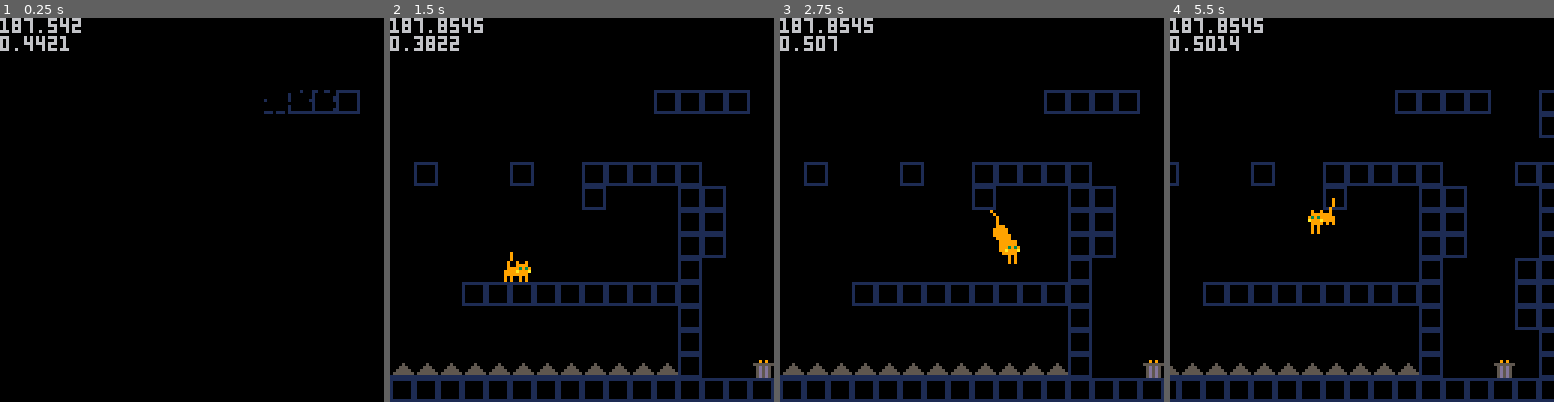
Above: before the commit, frames 1-4 (left to right).
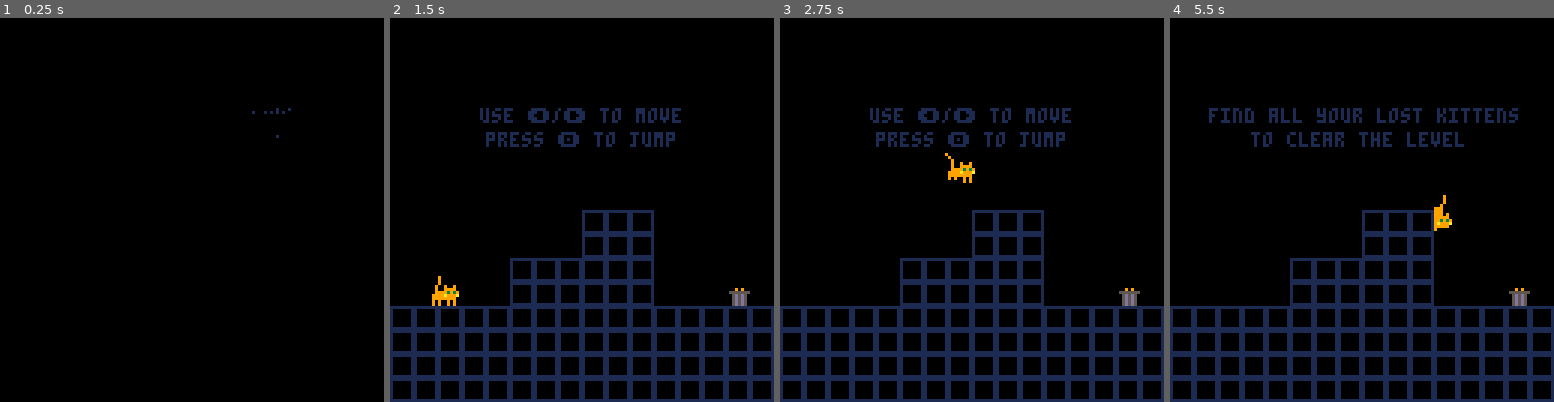
Above: after the commit, the same moments.

Repository: Grouflon/GGJ2021
Game: PICO-8 cartridge cat.p8
Two runs of this game, one before a commit and one after it. Both use one fixed random seed, a clock stepped at 60 frames per second and the inputs below.
Inputs:
- Up to frame 1 (0.25 s): no input
- Up to frame 2 (1.5 s): tap O (Z key) at 0.7 s
- Up to frame 3 (2.75 s): hold Right 1.6-2.1 s; tap O (Z key) at 1.7, 2.1, 2.5 s; hold Right from 2.47 s (still down)
- Up to frame 4 (5.5 s): tap O (Z key) every 0.4 s from 2.9 to 5.3 s; release Right at 3.03 s; hold Left 3.08-3.58 s; hold Right 4.02-4.68 s; hold Left from 5.08 s (still down)

The runs differ from the first frame. In frame 1, 1.1% of the frame differs, in the area x 0-94%, y 0-32%; in frame 2, 17%; in frame 3, 17%; in frame 4, 21%, in the area x 0-100%, y 0-100%.

Commit message:
Kitten feedback + tutorial

Diff:
--- a/cat.p8
+++ b/cat.p8
@@ -10,6 +10,8 @@
 #include lib/renderer.lua
 #include lib/log.lua
 #include lib/table.lua
+
+-- ⬅️➡️⬆️⬇️ ❎🅾️
 
 LAYER_PLAYER = 0b1
 LAYER_WALLS = 0b10
@@ -25,11 +27,13 @@
 #include game.lua
 
 level_list = {
-  { 0, 0, 26, 21 }
+  { 28, 0, 43, 15 },
+  { 0, 0, 26, 21 },
 }
 
 level = nil
 blackout = nil
+tutorial_step = 0
 
 function _init()
   poke(0x5F5C, 255) -- set the initial delay before repeating input. 255 means never repeat.
@@ -45,12 +49,34 @@
   blackout:update(1)
 
   game:update()
+
+  if game.current_level == 0 then
+    if level.player.body.x > 290 then
+      tutorial_step = 1
+    end
+  end
 end
 
 fade_time = 0
 function _draw()
 
+  camera()
+  if game.current_level == 0 then
+    color(1)
+    if tutorial_step == 0 then
+      print("use ⬅️/➡️ to move", 30, 30)
+      print("press 🅾️ to jump", 32, 38)
+    elseif tutorial_step == 1 then
+      print("find all your lost kittens", 13, 30)
+      print("to clear the level", 27, 38)
+
+    end
+  end
+  cursor()
+
   level.camera:camera()
+
+
 
   entity_manager.draw()
   renderer.draw()
@@ -61,7 +87,14 @@
   --physics.draw(LAYER_SPIKES, 15)
   --physics.draw(LAYER_KITTEN, 14)
 
+  for _i, _k in ipairs(level.kittens) do
+    if not _k.found then
+      _k:draw_feedback()
+    end
+  end
+
   camera()
+
   blackout:draw()
 
   --[[for _n, _state in pairs(game.states) do
@@ -71,8 +104,8 @@
   end]]--
 
   color()
-  print(stat(0))
-  print(stat(1))
+  --print(stat(0))
+  --print(stat(1))
 
   draw_log()
 end
@@ -80,10 +113,10 @@
 __gfx__
 00000000000000000000000000000000000000000000000000000000000000000099000000000000000909000000000000000000000000000000000000000000
 00000000009009000000000000000000000000000000000000000000000000000099900000c00c00000999000009090000000000000000000000000000000000
-00700700009999000000000000000000000000000000000000000000000000000099909000cccc000009e90000099900000909000090090000900900000e0e00
-0007700009939390009990000000000000000000000000000000000000999000009999900c6cc6c0055555550555555505555555009999000099990000eeeee0
-0007700009a999a00999990000000000000000000000000000000000099999000099393906cccc60005d5d50005d5d50005d5d50009ee90000999900000eee00
-0070070000999900009990000009090000009090009090000009090009999000009a999a00cccc00005d5d50005d5d50005d5d50000ee000000990000000e000
+00700700009999000000000000000000000000000000000000000000000000000099909000cccc000009e90000099900000909000009090000090900000e0e00
+0007700009939390009990000000000000000000000000000000000000999000009999900c6cc6c0055555550555555505555555000999000009990000eeeee0
+0007700009a999a00999990000000000000000000000000000000000099999000099393906cccc60005d5d50005d5d50005d5d500009e90000099900000eee00
+0070070000999900009990000009090000009090009090000009090009999000009a999a00cccc00005d5d50005d5d50005d5d500000e000000000000000e000
 00000000000000000000000000090900000009090909000000090900000000000099999000000000005d5d50005d5d50005d5d50000000000000000000000000
 00000000000000000000000000090900000000000000000000000000000000000090000000000000005d5d50005d5d50005d5d50000000000000000000000000
 00000000000000000000000000000000000000000000000000000000000000000000000000000000000000000000000000000000000000000000000000000000
@@ -122,25 +155,25 @@
 0000000000000000000000000000000000000000000000000000000000000000000000000000000000000000000000000000000000000000000000000000000001000000000000000000000000000000000000000000000000000000000000000000000000000000000000000000000000000000000000000000000000000000
 0000000000000000000000000000000000000000000000000000000000000000000000000000000000000000000000000000000000000000000000000000000000000000000000000000000000000000000000000000000000000000000000000000000000000000000000000000000000000000000000000000000000000000
 __map__
-0000000000000000000000000000000000000000000000000000000000000000000000000000000000000000000000000000000000000000000000000000000000000000000000000000000000000000000000000000000000000000000000000000000000000000000000000000000000000000000000000000000000000000
-0000000000000000000000000000000000000000000000000000000000000000000000000000000000000000000000000000000000000000000000000000000000000000000000000000000000000000000000000000000000000000000000000000000000000000000000000000000000000000000000000000000000000000
-0000000000000000000000000000000000404040400000000000000000000000000000000000000000000000000000000000000000000000000000000000000000000000000000000000000000000000000000000000000000000000000000000000000000000000000000000000000000000000000000000000000000000000
-0000000000000000000000000000000040000000400000000000000000000000000000000000000000000000000000000000000000000000000000000000000000000000000000000000000000000000000000000000000000000000000000000000000000000000000000000000000000000000000000000000000000000000
-00000000000a0000000000000000004040000000400000000000000000000000000000000000000000000000000000000000000000000000000000000000000000000000000000000000000000000000000000000000000000000000000000000000000000000000000000000000000000000000000000000000000000000000
-0040404040404040404040404040404000000000400000404040400000000000000000000000000000000000000000000000000000000000000000000000000000000000000000000000000000000000000000000000000000000000000000000000000000000000000000000000000000000000000000000000000000000000
-0000000000000000000000000000000000000000000000400000000000000000000000000000000000000000000000000000000000000000000000000000000000000000000000000000000000000000000000000000000000000000000000000000000000000000000000000000000000000000000000000000000000000000
-0000000000000000000000000000000000000000000000000000000000000000000000000000000000000000000000000000000000000000000000000000000000000000000000000000000000000000000000000000000000000000000000000000000000000000000000000000000000000000000000000000000000000000
-0000000000000000000000000000000000000000004000000000000000000000000000000000000000000000000000000000000000000000000000000000000000000000000000000000000000000000000000000000000000000000000000000000000000000000000000000000000000000000000000000000000000000000
-0000000000000000000000404040400000404040000000000000000000000000000000000000000000000000000000000000000000000000000000000000000000000000000000000000000000000000000000000000000000000000000000000000000000000000000000000000000000000000000000000000000000000000
-0000000000000000000000000000000000400000000000000000000000000000000000000000000000000000000000000000000000000000000000000000000000000000000000000000000000000000000000000000000000000000000000000000000000000000000000000000000000000000000000000000000000000000
-0000000000000000000000000000000000000000400000000000000000000000000000000000000000000000000000000000000000000000000000000000000000000000000000000000000000000000000000000000000000000000000000000000000000000000000000000000000000000000000000000000000000000000
-0040000000400000404040404000000040400000400000000000000000000000000000000000000000000000000000000000000000000000000000000000000000000000000000000000000000000000000000000000000000000000000000000000000000000000000000000000000000000000000000000000000000000000
-0000000000000000400000004040000000400000400000004040000000000000000000000000000000000000000000000000000000000000000000000000000000000000000000000000000000000000000000000000000000000000000000000000000000000000000000000000000000000000000000000000000000000000
-0000000000000000000000004040000000400000000000004000000000000000000000000000000000000000000000000000000000000000000000000000000000000000000000000000000000000000000000000000000000000000000000000000000000000000000000000000000000000000000000000000000000000000
-0000000000000000000000004040000000400000000000000000000000000000000000000000000000000000000000000000000000000000000000000000000000000000000000000000000000000000000000000000000000000000000000000000000000000000000000000000000000000000000000000000000000000000
-0000000000010000000000004000000040400000000000000000000000000000000000000000000000000000000000000000000000000000000000000000000000000000000000000000000000000000000000000000000000000000000000000000000000000000000000000000000000000000000000000000000000000000
-0000004040404040404040404000000040404040404000000000000000000000000000000000000000000000000000000000000000000000000000000000000000000000000000000000000000000000000000000000000000000000000000000000000000000000000000000000000000000000000000000000000000000000
-0000000000000000000000004000000040400000000000000000000000000000000000000000000000000000000000000000000000000000000000000000000000000000000000000000000000000000000000000000000000000000000000000000000000000000000000000000000000000000000000000000000000000000
-0000000000000000000000004000000000400000000000000000000000000000000000000000000000000000000000000000000000000000000000000000000000000000000000000000000000000000000000000000000000000000000000000000000000000000000000000000000000000000000000000000000000000000
-4141414141414141414141414000000c00400000000000000000000000000000000000000000000000000000000000000000000000000000000000000000000000000000000000000000000000000000000000000000000000000000000000000000000000000000000000000000000000000000000000000000000000000000
-4040404040404040404040404040404040404040404040404040400000000000000000000000000000000000000000000000000000000000000000000000000000000000000000000000000000000000000000000000000000000000000000000000000000000000000000000000000000000000000000000000000000000000
+0000000000000000000000000000000000000000000000000000004000000000000000000000000000000000000000000000000000000000000000000000000000000000000000000000000000000000000000000000000000000000000000000000000000000000000000000000000000000000000000000000000000000000
+0000000000000000000000000000000000000000000000000000004000000000000000000000000000000000000000000000000000000000000000000000000000000000000000000000000000000000000000000000000000000000000000000000000000000000000000000000000000000000000000000000000000000000
+0000000000000000000000000000000000404040400000000000004000000000000000000000000000000000000000000000000000000000000000000000000000000000000000000000000000000000000000000000000000000000000000000000000000000000000000000000000000000000000000000000000000000000
+0000000000000000000000000000000040000000400000000000004000000000000000000000000000000000000000000000000000000000000000000000000000000000000000000000000000000000000000000000000000000000000000000000000000000000000000000000000000000000000000000000000000000000
+0000000a00000000000000000000004040000000400000000000004000000000000000000000000000000000000000000000000000000000000000000000000000000000000000000000000000000000000000000000000000000000000000000000000000000000000000000000000000000000000000000000000000000000
+0040404040404040404040404040404000000000400000404040404000000000000000000000000000000000000000000000000000000000000000000000000000000000000000000000000000000000000000000000000000000000000000000000000000000000000000000000000000000000000000000000000000000000
+0000000000000000000000000000000000000000000000400000004000000000000000000000000000000000000000000000000000000000000000000000000000000000000000000000000000000000000000000000000000000000000000000000000000000000000000000000000000000000000000000000000000000000
+0000000000000000000000000000000000000000000000000000004000000000000000000000000000000000000000000000000000000000000000000000000000000000000000000000000000000000000000000000000000000000000000000000000000000000000000000000000000000000000000000000000000000000
+0000000000000000000000000000000000000000004000000000004000000000000000004040400000000000000000000000000000000000000000000000000000000000000000000000000000000000000000000000000000000000000000000000000000000000000000000000000000000000000000000000000000000000
+0000000000000000000000404040400000404040000000000000004000000000000000004040400000000000000000000000000000000000000000000000000000000000000000000000000000000000000000000000000000000000000000000000000000000000000000000000000000000000000000000000000000000000
+0000000000000000000000000000000000400000000000000000004000000000004040404040400000000000000000000000000000000000000000000000000000000000000000000000000000000000000000000000000000000000000000000000000000000000000000000000000000000000000000000000000000000000
+0000000000000000000000000000000000000000400000000000004000000100004040404040400000000a00000000000000000000000000000000000000000000000000000000000000000000000000000000000000000000000000000000000000000000000000000000000000000000000000000000000000000000000000
+0040000000400000404040404000000040400000400000000000004040404040404040404040404040404040000000000000000000000000000000000000000000000000000000000000000000000000000000000000000000000000000000000000000000000000000000000000000000000000000000000000000000000000
+0000000000000000400000004040000000400000400000004040004040404040404040404040404040404040000000000000000000000000000000000000000000000000000000000000000000000000000000000000000000000000000000000000000000000000000000000000000000000000000000000000000000000000
+0000000000000000000000004040000000400000000000004000004040404040404040404040404040404040000000000000000000000000000000000000000000000000000000000000000000000000000000000000000000000000000000000000000000000000000000000000000000000000000000000000000000000000
+0000000000000000000000004040000000400000000000000000004040404040404040404040404040404040000000000000000000000000000000000000000000000000000000000000000000000000000000000000000000000000000000000000000000000000000000000000000000000000000000000000000000000000
+0000000000010000000000004000000040400000000000000000004000000000000000000000000000000000000000000000000000000000000000000000000000000000000000000000000000000000000000000000000000000000000000000000000000000000000000000000000000000000000000000000000000000000
+0000004040404040404040404000000040404040404000000000004000000000000000000000000000000000000000000000000000000000000000000000000000000000000000000000000000000000000000000000000000000000000000000000000000000000000000000000000000000000000000000000000000000000
+0000000000000000000000004000000040400000000000000000004000000000000000000000000000000000000000000000000000000000000000000000000000000000000000000000000000000000000000000000000000000000000000000000000000000000000000000000000000000000000000000000000000000000
+0000000000000000000000004000000000400000000000000000004000000000000000000000000000000000000000000000000000000000000000000000000000000000000000000000000000000000000000000000000000000000000000000000000000000000000000000000000000000000000000000000000000000000
+4141414141414141414141414000000a00400000000000000000004000000000000000000000000000000000000000000000000000000000000000000000000000000000000000000000000000000000000000000000000000000000000000000000000000000000000000000000000000000000000000000000000000000000
+4040404040404040404040404040404040404040404040404040404000000000000000000000000000000000000000000000000000000000000000000000000000000000000000000000000000000000000000000000000000000000000000000000000000000000000000000000000000000000000000000000000000000000
--- a/game.lua
+++ b/game.lua
@@ -37,6 +37,7 @@
     level.player.can_move = false
     entity_manager.add(level)
     blackout:fade_out(TRANSITION_TIME, 0)
+    tutorial_step = 0
   end,
   update = function()
     if blackout.timer <= 0 then
--- a/kitten.lua
+++ b/kitten.lua
@@ -7,10 +7,16 @@
   11, 11,
 }
 
+KITTEN_FEEDBACK_ANIMATION = {
+  14, 14, 14, 14, 14, 14, 14, 14, 14, 14, 14, 14, 14, 14, 14, 14, 14, 14, 14, 14, 14, 14, 14, 14, 14, 14, 14, 14, 14, 14, 14, 14, 14, 14,
+  13, 13, 13, 13
+}
+
 function make_kitten(_x, _y)
   local _e = make_entity()
-  _e.body = collider.new(_x, _y, 2, 2, 7, 8, LAYER_KITTEN, _e)
+  _e.body = collider.new(_x, _y, 0, 2, 8, 8, LAYER_KITTEN, _e)
   _e.animation_index = 0
+  _e.feedback_animation_index = 0
   _e.found = false
 
   _e.start = function(self)
@@ -21,6 +27,7 @@
   end
   _e.update = function(self, _dt)
     self.animation_index = (self.animation_index + 0.25) % #KITTEN_ANIMATION
+    self.feedback_animation_index = (self.feedback_animation_index + 0.25) % #KITTEN_FEEDBACK_ANIMATION
   end
   _e.draw = function(self)
     local _b = self.body
@@ -32,6 +39,60 @@
     end
   end
   _e.draw_feedback = function(self)
+    local _cam = level.camera
+    local _c_l = _cam.x - 64
+    local _c_r = _cam.x + 64
+    local _c_t = _cam.y - 64
+    local _c_b = _cam.y + 64
+
+    local _screen_segments = {
+      { _c_l, _c_t, _c_r, _c_t },
+      { _c_r, _c_t, _c_r, _c_b },
+      { _c_r, _c_b, _c_l, _c_b },
+      { _c_l, _c_b, _c_l, _c_t },
+    }
+
+    local _ray_start_x, _ray_start_y = level.player.body.x + 4, level.player.body.y + 4
+    local _ray_stop_x, _ray_stop_y = self.body.x + 4, self.body.y + 4
+
+    for _i, _s in ipairs(_screen_segments) do
+      local _result, _x, _y = collision.segment_segment(
+        _ray_start_x, _ray_start_y,
+        _ray_stop_x, _ray_stop_y,
+        _s[1], _s[2],
+        _s[3], _s[4]
+      )
+      if _result then
+        local _intersection = vec2.new(_x, _y)
+        local _to_kitten_dir = vec2.new(_ray_stop_x - _ray_start_x, _ray_stop_y - _ray_start_y):normalized()
+
+        local _origin = _intersection:sub(_to_kitten_dir:mul(10)):flr()
+        local _origin2 = _intersection:sub(_to_kitten_dir:mul(5)):flr()
+        --log(tostring(_origin).." "..tostring(_origin2))
+        local _total_len = _origin:sub(_origin2):len()
+        local _final_radius = 4
+        local _color = 2
+
+        --[[visit_line(_origin2.x, _origin2.y, _origin.x, _origin.y, function(__x, __y)
+          local _l = vec2.new(__x,__y):sub(_origin2):len()
+          local _radius = flr((_l / _total_len) * _final_radius)
+          --log(tostring(_p).." "..tostring(_origin2))
+          --log(_l.." ".._total_len)
+          --log(vec2.new(__x,__y):sub(_origin2))
+          if _radius > 0 then
+            circfill(__x, __y, _radius, _color)
+          end
+          return true
+        end)]]--
+
+        circfill(_origin.x, _origin.y, _final_radius, _color)
+        spr(KITTEN_FEEDBACK_ANIMATION[flr(self.feedback_animation_index) + 1], _origin.x - 4, _origin.y - 3)
+
+        --circfill(_origin.x, _origin.x, _final_radius, _color)
+
+        break
+      end
+    end
   end
   return _e
 end
--- a/lib/math.lua
+++ b/lib/math.lua
@@ -47,6 +47,10 @@
   end
 end
 
+function vec2:flr()
+  return vec2.new(flr(self.x), flr(self.y))
+end
+
 function vec2:is_zero(_threshold)
   _threshold = _threshold or 0.01
   return abs(self.x) <= _threshold and abs(self.y) <= _threshold
@@ -66,6 +70,8 @@
     math.lerp(_a.y, _b.y, _t)
   )
 end
+
+
 
 -- math
 function clamp01(_v)
@@ -107,6 +113,21 @@
   or _x_max_B <= _x_min_A
   or _y_max_B <= _y_min_A
   )
+end
+
+-- from https://stackoverflow.com/questions/563198/how-do-you-detect-where-two-line-segments-intersect
+function collision.segment_segment(_p0_x, _p0_y, _p1_x, _p1_y, _p2_x, _p2_y, _p3_x, _p3_y)
+  local _s1_x, _s1_y = _p1_x - _p0_x, _p1_y - _p0_y
+  local _s2_x, _s2_y = _p3_x - _p2_x, _p3_y - _p2_y
+
+  local _s = (-_s1_y * (_p0_x - _p2_x) + _s1_x * (_p0_y - _p2_y)) / (-_s2_x * _s1_y + _s1_x * _s2_y);
+  local _t = ( _s2_x * (_p0_y - _p2_y) - _s2_y * (_p0_x - _p2_x)) / (-_s2_x * _s1_y + _s1_x * _s2_y);
+
+  if _s >= 0 and _s <= 1 and _t >= 0 and _t <= 1 then
+      return true, _p0_x + (_t * _s1_x), _p0_y + (_t * _s1_y)
+    end
+
+  return false
 end
 
 -- easing {}
